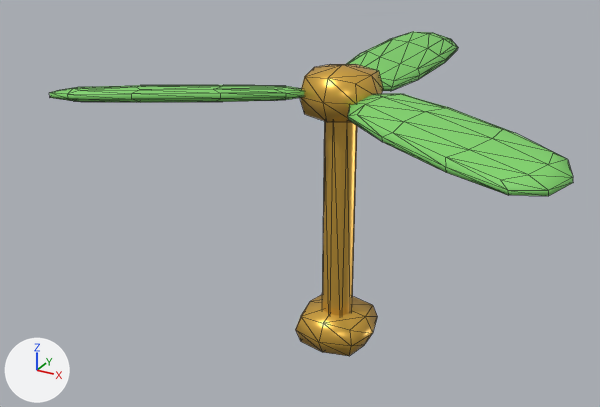
The glTF model assets/raw/drone/parts/courier-rotor.glb, before and after one commit.
The view is the same before and after, from a 50 mm lens placed at (0.319, -0.947, 0.89), pointed at (-0.2, -0.003, 0.418). Lighting does not change. The marker at lower left points along +X, +Y and +Z. The picture after the commit comes second. Mesh edges are drawn as thin lines. Vertices at exactly the same position are counted once.

In view in the first picture: 'courier-rotor'.
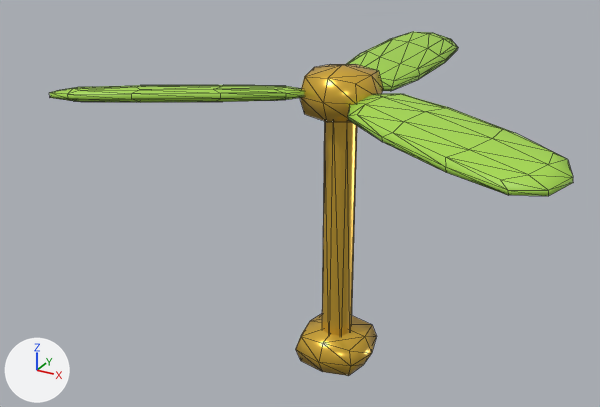
Boxes (x1, y1, x2, y2) around the edits, measured in the pictures (600 x 407 px; the box of a moved part takes in the faces that stretch with it):
'courier-rotor', recoloured, reshaped (6% taller): before (50, 32, 573, 356); after (50, 32, 573, 376)
part 1 of me_courier_rotor, moved or reshaped: before (296, 295, 377, 356); after (296, 314, 376, 376)
part 2 of me_courier_rotor, moved or reshaped: before (322, 121, 357, 316); after (322, 121, 357, 336)

The change, as a list of edits to the scene's bpy script:
```text
Change mat_pal_leaffin:
    mat_pal_leaffin.base_color: (0.212, 0.651, 0.144) -> (0.376, 0.694, 0.0742)  # green #7fd36a -> green #a5d94d
Change me_courier_rotor:
    used by ob_courier_rotor; location = (0.0, 0.0, 0.0)
    before: 0 (-0.136, -0.056, 0.23), 1 (-0.12, -0.062, 0.23), 2 (-0.104, -0.056, 0.23), 3 (-0.098, -0.04, 0.23), 4 (-0.104, -0.024, 0.23)
    before: 5 (-0.12, -0.018, 0.23), 6 (-0.136, -0.024, 0.23), 7 (-0.142, -0.04, 0.23)
    remove me_courier_rotor.from_pydata(...)  # 236 vertices, 436 faces; spans x -0.438..0.198, y -0.238..0.318, z 0.23..0.635
    add me_courier_rotor.from_pydata(...)  # 236 vertices, 436 faces; spans x -0.438..0.198, y -0.238..0.318, z 0.198..0.635
    me_courier_rotor part 1: the loose piece of 26 vertices spanning x -0.175..-0.065, y -0.095..0.015, z 0.235..0.295 is moved by (0.0, 0.0, -0.032)
    me_courier_rotor part 2
    add for i in [*range(0, 8)]: me_courier_rotor.vertices[i].co += Vector((0.0, 0.0, -0.032))
```
